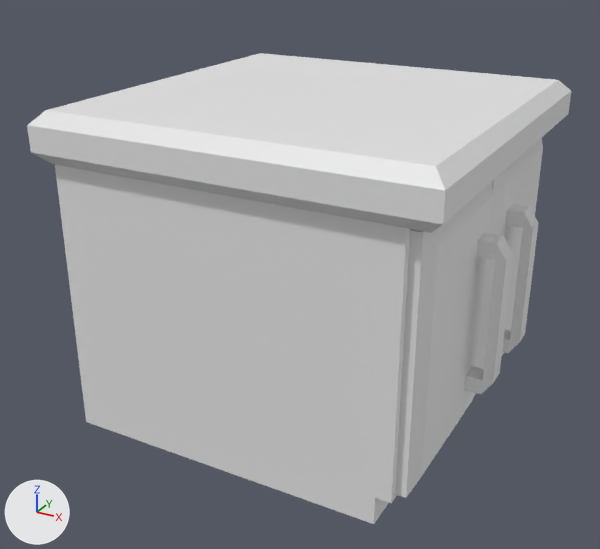
A saved change to the FBX model Artists/Jac/SM_Bench_Cupboard.fbx.
Before and after are seen from a 50 mm lens placed at (1.021, -1.984, 1.356), pointed at (-0.029, -0.075, 0.401). Arrows for +X, +Y and +Z are at lower left; the lights stay in place. Materials are left out; every surface is plain grey. Where no turn or scale is listed for an object, it has been applied to the vertices.

The first picture shows 'SM_Bench_Cupboard'.
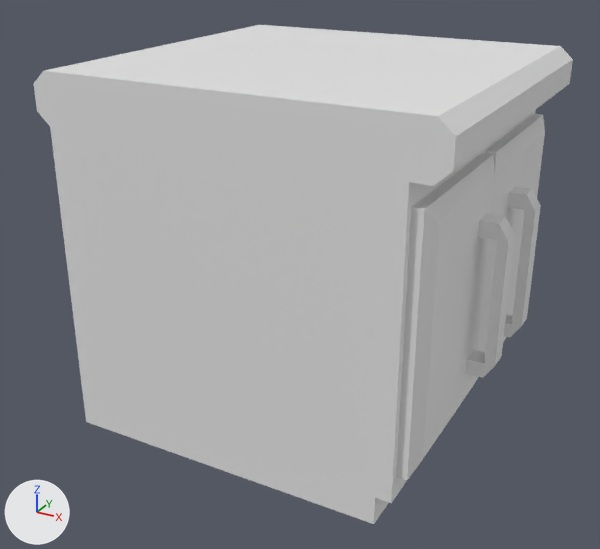
Where the change shows, as pixel boxes [x1, y1, x2, y2] in the pictures (600 x 549 px; the box of a moved part takes in the faces that stretch with it):
'SM_Bench_Cupboard', reshaped
    before: [27, 53, 571, 524]
    after: [34, 25, 573, 524]
part 1 of me_mesh, moved or reshaped
    before: [395, 182, 493, 498]
    after: [396, 153, 495, 481]
part 2 of me_mesh, moved or reshaped
    before: [473, 138, 543, 398]
    after: [475, 114, 545, 382]
part 3 of me_mesh, moved or reshaped
    before: [464, 233, 513, 394]
    after: [465, 214, 515, 378]
part 4 of me_mesh, moved or reshaped
    before: [502, 204, 539, 353]
    after: [504, 186, 541, 338]
part 5 of me_mesh, moved or reshaped
    before: [27, 53, 571, 497]
    after: [34, 25, 573, 497]

What the commit changed:
me_mesh is used by ob_sm_bench_cupboard; location (0.0, 0.0, 0.0).
me_mesh had 96 vertices, 81 faces and spanned x -0.538..0.572, y -0.538..0.538, z 0.0..0.905.
me_mesh now has 96 vertices, 81 faces and spans x -0.538..0.572, y -0.5..0.5, z 0.0..1.0.
me_mesh part 1: the loose piece of 12 vertices spanning x 0.439..0.498, y -0.48..-0.014, z 0.091..0.756 is moved by (0.0, 0.0, 0.049).
me_mesh part 2: the loose piece of 12 vertices spanning x 0.439..0.498, y 0.014..0.48, z 0.091..0.756 is moved by (0.0, 0.0, 0.049).
me_mesh part 3: the loose piece of 20 vertices spanning x 0.456..0.572, y -0.152..-0.095, z 0.216..0.632 is moved by (0.0, 0.0, 0.049).
me_mesh part 4: the loose piece of 20 vertices spanning x 0.456..0.572, y 0.095..0.152, z 0.216..0.632 is moved by (0.0, 0.0, 0.049).
me_mesh part 5: 20 of 96 vertices moved; they spanned x -0.538..0.538, y -0.538..0.538, z 0.769..0.905 and now span x -0.538..0.538, y -0.5..0.5, z 0.864..1.0; mean shift (0.0, 0.0, 0.095); largest move (-0.538, -0.538, 0.803) -> (-0.538, -0.5, 0.898).
